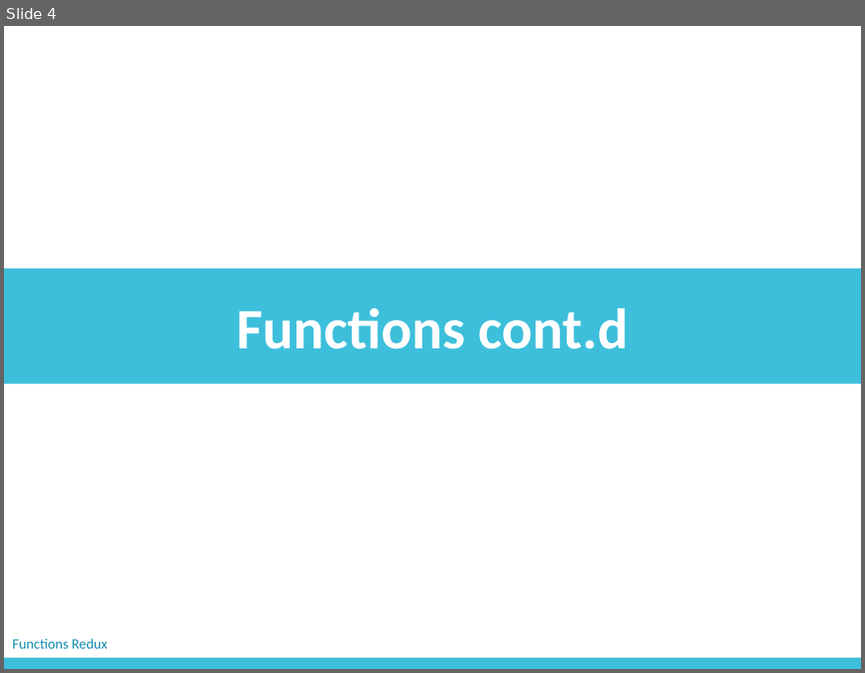
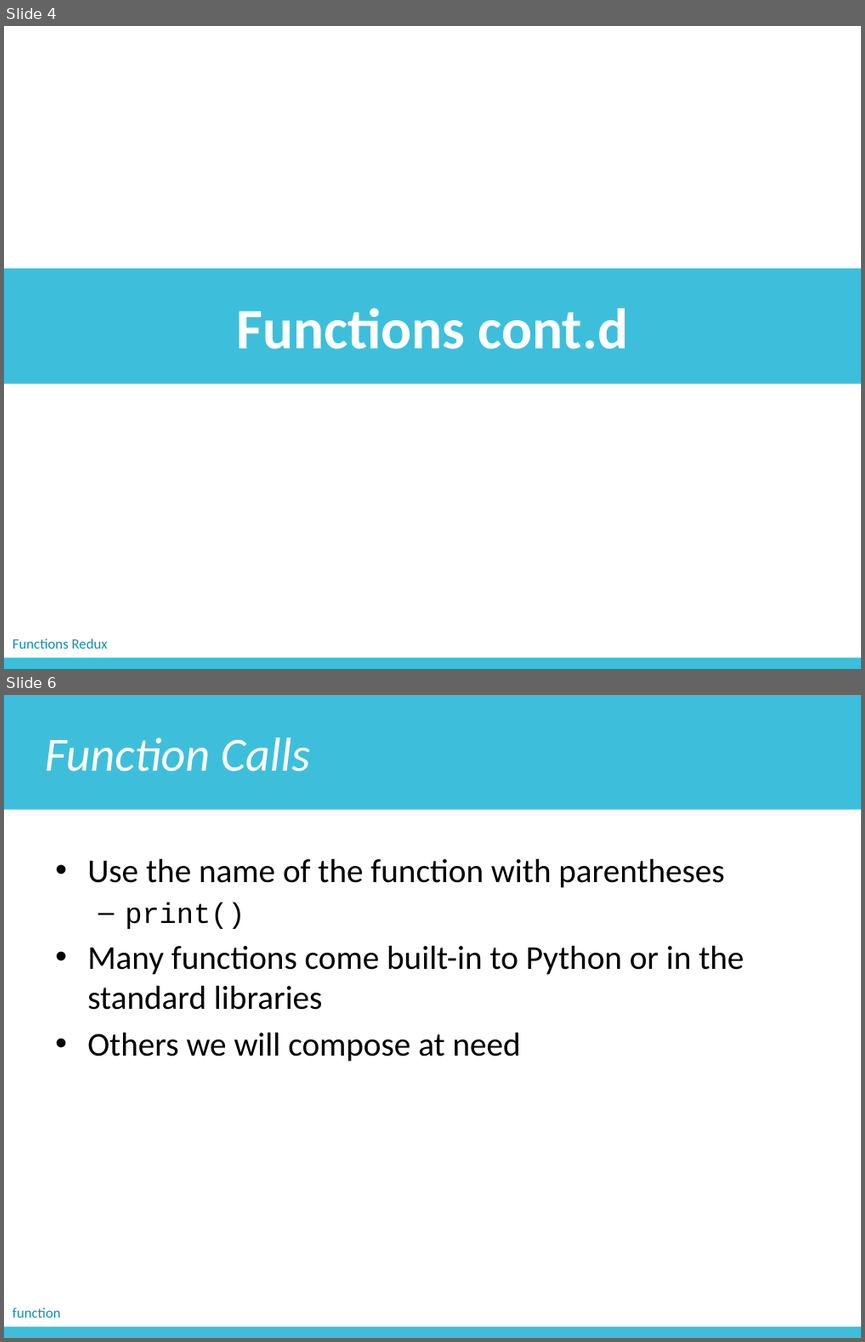
Before and after one commit to zichengliao/zuics101-fa17, a slide deck: lectures/lec05/lec05.pptx. Shown one above the other, each under a label of ours: slide 4 before the commit, slides 4 and 6 after it; the slides between them are not shown. The pictures are 865x673 and 865x1342 pixels, drawn with LibreOffice and Linux fonts; fonts in the diff are those of the drawing. Boxes give left, top, right and bottom in pixels: in the first picture for what was removed or moved away, otherwise in the second. Text is boxed around its words. In the diff, an @@ line names an element or a change of style, - is before the commit and + after.

```diff
--- a/lectures/lec05/lec05.pptx
+++ b/lectures/lec05/lec05.pptx
@@ slide 6 added at (x1=4, y1=695, x2=861, y2=1338), background #FFFFFF @@
@@ rectangle added at (x1=4, y1=695, x2=861, y2=809), fill #3DBFDB, 40 pt, text #FFFFFF, italic @@
+Function Calls
@@ text added at (x1=87, y1=858, x2=744, y2=1061), 28 pt, text #000000 @@
+• Use the name of the function with parentheses
+  – print()
+• Many functions come built-in to Python or in the standard libraries
+• Others we will compose at need
@@ rectangle added at (x1=4, y1=1327, x2=861, y2=1338), fill #3DBFDB @@
@@ text added at (x1=12, y1=1307, x2=61, y2=1317), 12 pt, text #118EB0 @@
+function
```
Also in this commit, not shown: 2 slides changed, 12 other slides added, 4 other files.
